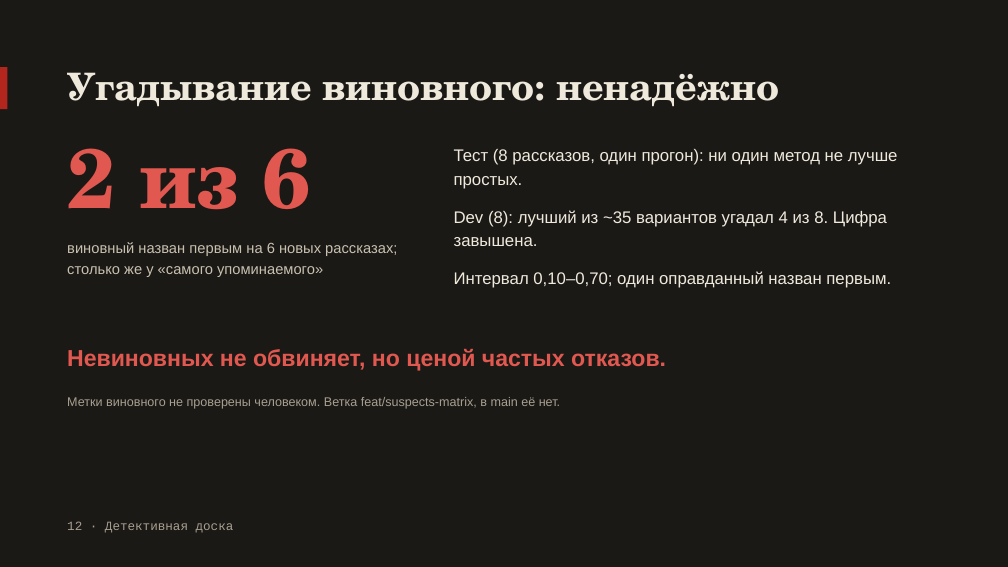
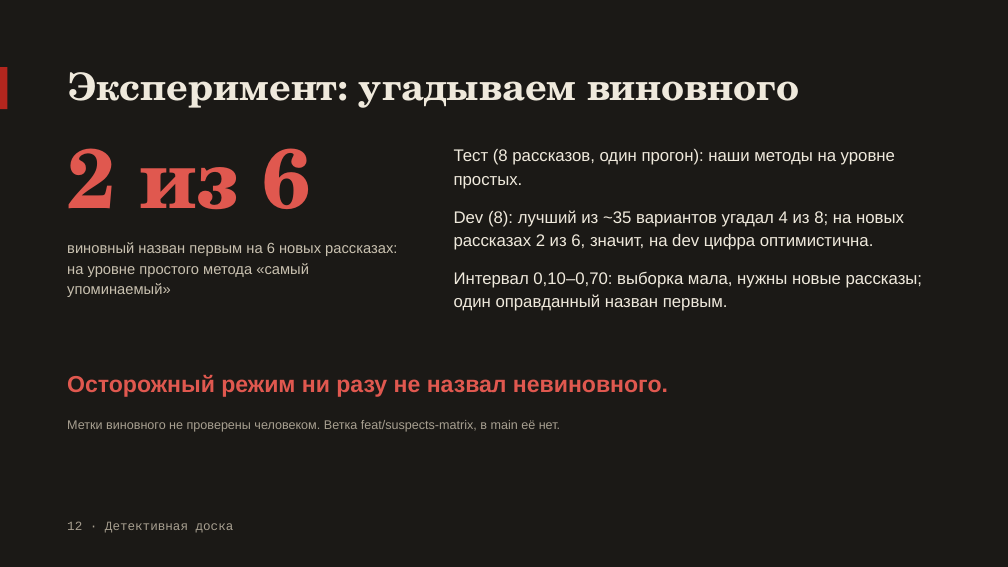
Before and after one commit to AndrewStrizhevskiy/detective-board, a slide deck: slide 12 of docs/gost/10-prezentaciya-dizajn.pptx. Drawn at 1008x567 pixels with LibreOffice and Linux fonts; fonts in the diff are those of the drawing. Boxes give left, top, right and bottom in pixels: in the first picture for what was removed or moved away, otherwise in the second. Text is boxed around its words. In the diff, an @@ line names an element or a change of style, - is before the commit and + after.

```diff
--- a/docs/gost/10-prezentaciya-dizajn.pptx
+++ b/docs/gost/10-prezentaciya-dizajn.pptx
@@ title at bbox=[67, 72, 799, 108]: text changed @@
-Угадывание виновного: ненадёжно
+Эксперимент: угадываем виновного
@@ text at bbox=[454, 149, 923, 311]: text changed @@
-Тест (8 рассказов, один прогон): ни один метод не лучше простых.
-Dev (8): лучший из ~35 вариантов угадал 4 из 8. Цифра завышена.
-Интервал 0,10–0,70; один оправданный назван первым.
+Тест (8 рассказов, один прогон): наши методы на уровне простых.
+Dev (8): лучший из ~35 вариантов угадал 4 из 8; на новых рассказах 2 из 6, значит, на dev цифра оптимистична.
+Интервал 0,10–0,70: выборка мала, нужны новые рассказы; один оправданный назван первым.
@@ text at bbox=[67, 242, 397, 297]: text changed @@
-виновный назван первым на 6 новых рассказах; столько же у «самого упоминаемого»
+виновный назван первым на 6 новых рассказах: на уровне простого метода «самый упоминаемый»
@@ text at bbox=[67, 375, 668, 397]: text changed @@
-Невиновных не обвиняет, но ценой частых отказов.
+Осторожный режим ни разу не назвал невиновного.
@@ text "Метки виновного не проверены человеком. ...": place and size @@
-text "Метки виновного не проверены человеком. ..." at bbox=[67, 397, 560, 409]
+text "Метки виновного не проверены человеком. ..." at bbox=[67, 420, 560, 432]
```
Also in this commit, not shown: 3 other slides changed, 31 other files.
